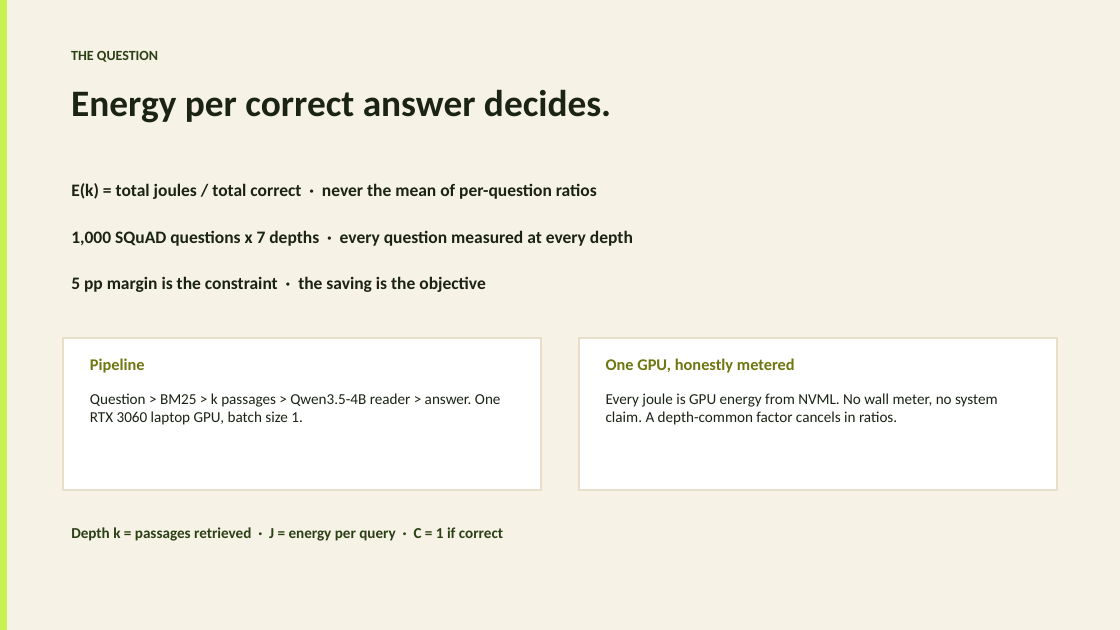
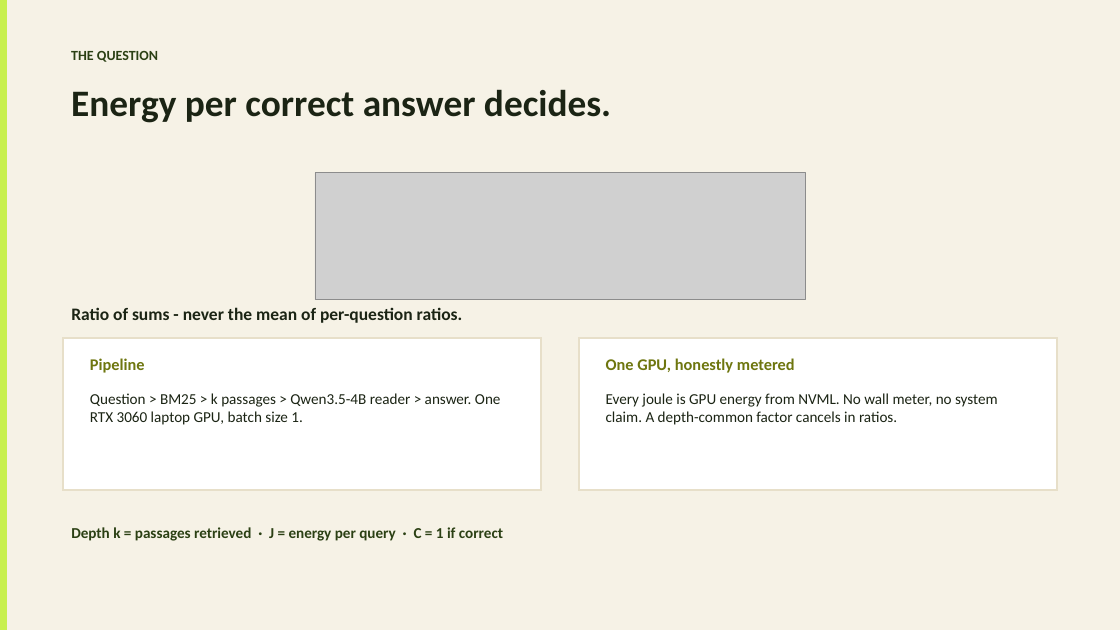
Before and after one commit to Atik203/energy-optimal-rag, a slide deck: slide 2 of ppt_slides/Energy_Methodology_Presentation.pptx. Drawn at 1120x630 pixels with LibreOffice and Linux fonts; fonts in the diff are those of the drawing; grey boxes stand for pictures. Boxes give left, top, right and bottom in pixels: in the first picture for what was removed or moved away, otherwise in the second. Text is boxed around its words. In the diff, an @@ line names an element or a change of style, - is before the commit and + after.

```diff
--- a/ppt_slides/Energy_Methodology_Presentation.pptx
+++ b/ppt_slides/Energy_Methodology_Presentation.pptx
@@ picture added at (315, 173, 805, 300) @@
@@ text removed at (71, 230, 633, 246) @@
-1,000 SQuAD questions x 7 depths · every question measured at every depth
@@ text removed at (71, 276, 486, 292) @@
-5 pp margin is the constraint · the saving is the objective
@@ text at (71, 307, 463, 323): text changed @@
-E(k) = total joules / total correct · never the mean of per-question ratios
+Ratio of sums - never the mean of per-question ratios.
```
Also in this commit, not shown: 4 other slides changed, 1 other file.
